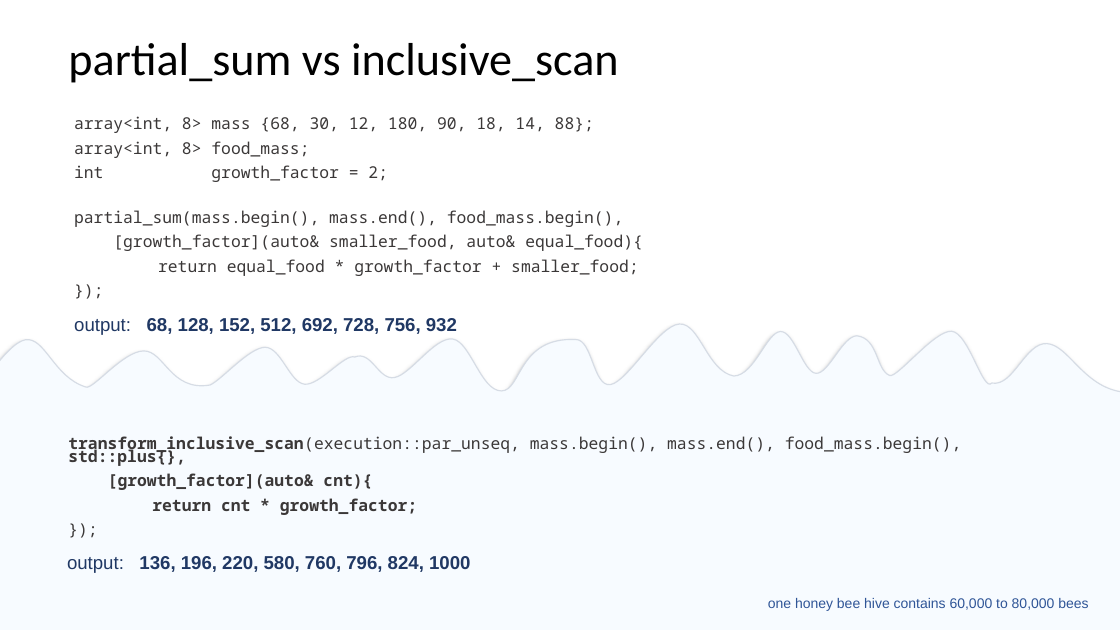
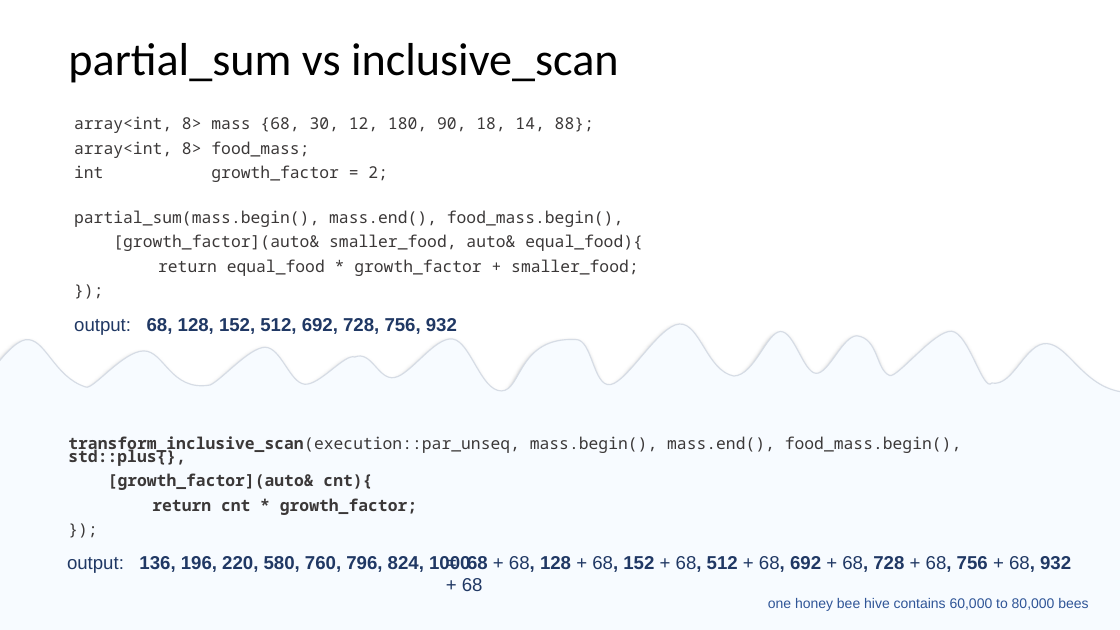
Before and after one commit to EmptySquareBubble/StoriesFromAParallelUniverse-, a slide deck: slide 25 of stories_from_a_paralel_universe.pptx. Drawn at 1120x630 pixels with LibreOffice and Linux fonts; fonts in the diff are those of the drawing. Boxes give left, top, right and bottom in pixels: in the first picture for what was removed or moved away, otherwise in the second. Text is boxed around its words. In the diff, an @@ line names an element or a change of style, - is before the commit and + after.

```diff
--- a/stories_from_a_paralel_universe.pptx
+++ b/stories_from_a_paralel_universe.pptx
@@ text added at box(462, 556, 1071, 591), 16 pt, text #203864, bold @@
+  = 68 + 68, 128 + 68, 152 + 68, 512 + 68, 692 + 68, 728 + 68, 756 + 68, 932 + 68
```
Also in this commit, not shown: 5 other slides changed.
